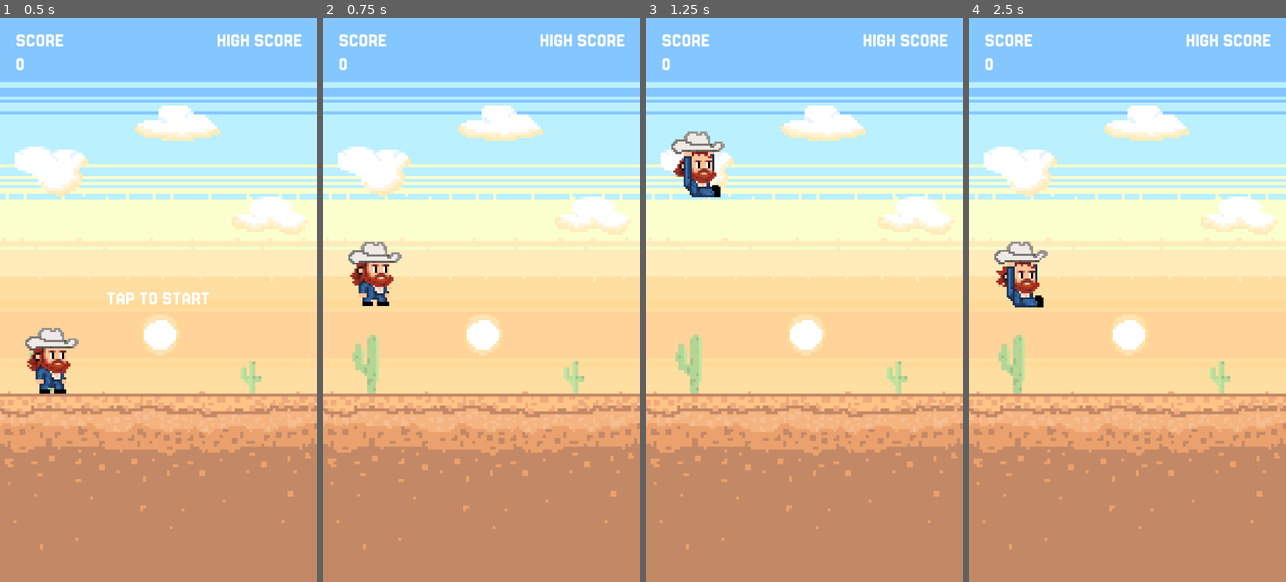
Above: before the commit, frames 1-4 (left to right).
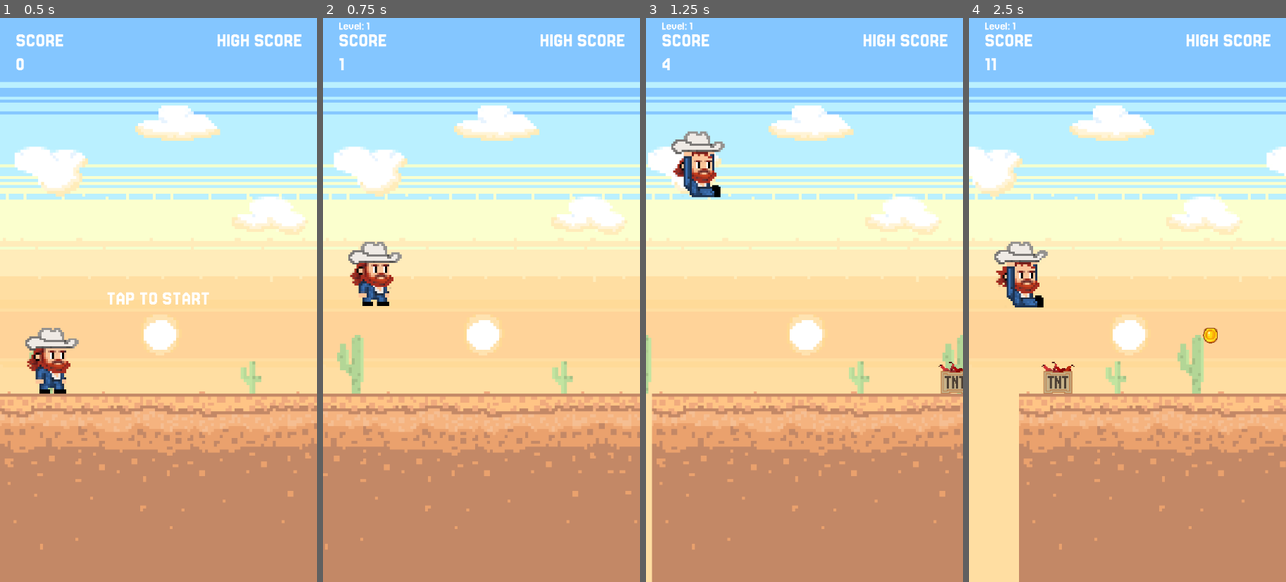
Above: after the commit, the same moments.

Repository: rgomezp/cowboy-game
Game: Godot game, scene res://scenes/main.tscn
Same seed, same stepped clock (60 frames per second), same inputs: the game is played once before the commit and once after it.
Inputs:
- Up to frame 1 (0.5 s): no input
- Up to frame 2 (0.75 s): tap Enter (ui_accept) at 0.5 s
- Up to frame 3 (1.25 s): tap Enter (ui_accept) at 0.77 s
- Up to frame 4 (2.5 s): tap Enter (ui_accept) at 1.52 s; hold Down (ui_down) from 2.03 s (still down)

Frame 1 is identical in both runs. In frame 2, 5.4% of the frame differs, in the area x 0-100%, y 0-95%; in frame 3, 7.5%; in frame 4, 15%, in the area x 0-100%, y 0-100%.
Error before the commit: Invalid call to function 'update' in base 'Node (CoinSpawner.gd)'. Expected 2 argument(s). (res://scenes/main.gd:300)

Commit message:
Fix CoinSpawner to use actual camera position
- Update CoinSpawner to accept camera_x parameter
- Use actual camera position instead of calculating from distance
- Fixes spawn position issues when difficulty level changes
- Update spawn_coin and spawn_wall_coin to use camera position

Diff:
--- a/scenes/CoinSpawner.gd
+++ b/scenes/CoinSpawner.gd
@@ -54,14 +54,14 @@
 func is_spawning_enabled() -> bool:
 	return spawning_enabled
 
-func update(delta: float, current_distance: int) -> Node:
+func update(delta: float, _current_distance: int, camera_x: float) -> Node:
 	if not spawning_enabled:
 		return null
 	# Handle wall of coins spawning
 	if is_spawning_wall:
 		last_wall_coin_time += delta
 		if last_wall_coin_time >= wall_spawn_delay:
-			var coin = spawn_wall_coin(current_distance)
+			var coin = spawn_wall_coin(camera_x)
 			wall_coins_spawned += 1
 			last_wall_coin_time = 0.0
 
@@ -86,36 +86,31 @@
 	if not is_spawning_wall:
 		last_coin_time += delta
 		if last_coin_time >= next_coin_interval:
-			var coin = spawn_coin(current_distance)
+			var coin = spawn_coin(camera_x)
 			last_coin_time = 0.0
 			next_coin_interval = randf_range(0.5, 2.0)  # Spawn every 0.5-2 seconds
 			return coin
 
 	return null
 
-func spawn_coin(current_distance: int) -> Node:
+func spawn_coin(camera_x: float) -> Node:
 	var coin = coin_scene.instantiate()
-	# Camera starts at 540, so calculate camera position from distance
-	# This ensures coins spawn off-camera ahead, not mid-screen
-	const CAMERA_START_X: int = 540
-	var camera_x = CAMERA_START_X + current_distance
+	# Use actual camera position passed from main.gd
 	var obs_x: int = int(camera_x + screen_size.x + GameConstants.SPAWN_OFFSET)
 	# Position coin above ground at various heights (all jump-reachable)
 	# Ground top is at 1600.5, so coins hover above it
 	var height_offset = coin_height_offsets[randi() % coin_height_offsets.size()]
 	var obs_y: int = int(ground_top_y + height_offset)
 	coin.position = Vector2i(obs_x, obs_y)
-	print("[CoinSpawner] spawn_coin: SPAWNED at distance=", current_distance, ", camera_x=", camera_x, ", position=(", obs_x, ", ", obs_y, ")")
+	print("[CoinSpawner] spawn_coin: SPAWNED at camera_x=", camera_x, ", position=(", obs_x, ", ", obs_y, ")")
 	coin_spawned.emit(coin)
 	return coin
 
-func spawn_wall_coin(current_distance: int) -> Node:
+func spawn_wall_coin(camera_x: float) -> Node:
 	var coin = coin_scene.instantiate()
 	# Space coins horizontally to create a wall effect
 	# Each coin is spaced 50 pixels apart horizontally
-	# Camera starts at 540, so calculate camera position from distance
-	const CAMERA_START_X: int = 540
-	var camera_x = CAMERA_START_X + current_distance
+	# Use actual camera position passed from main.gd
 	var horizontal_spacing: int = 50
 	var obs_x: int = int(camera_x + screen_size.x + GameConstants.SPAWN_OFFSET + (wall_coins_spawned * horizontal_spacing))
 	# For wall coins, use random heights to create a more chaotic wall effect
